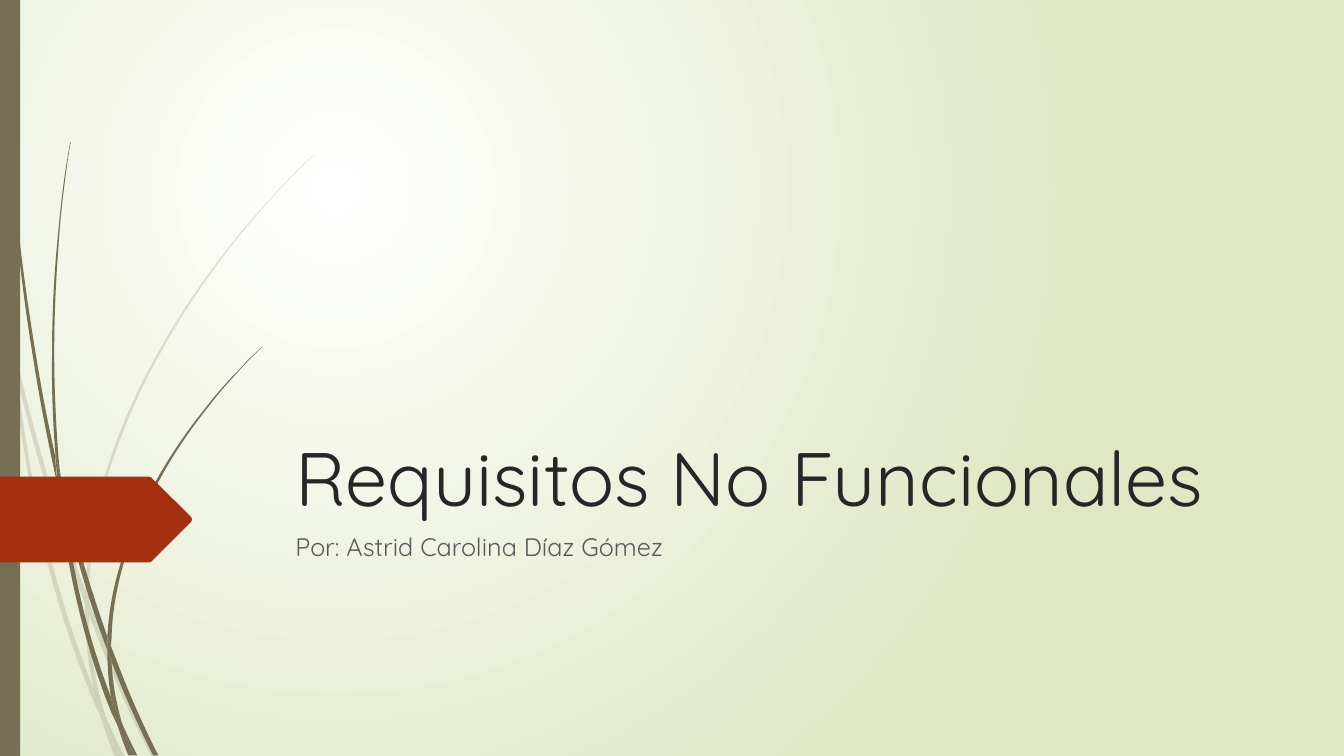
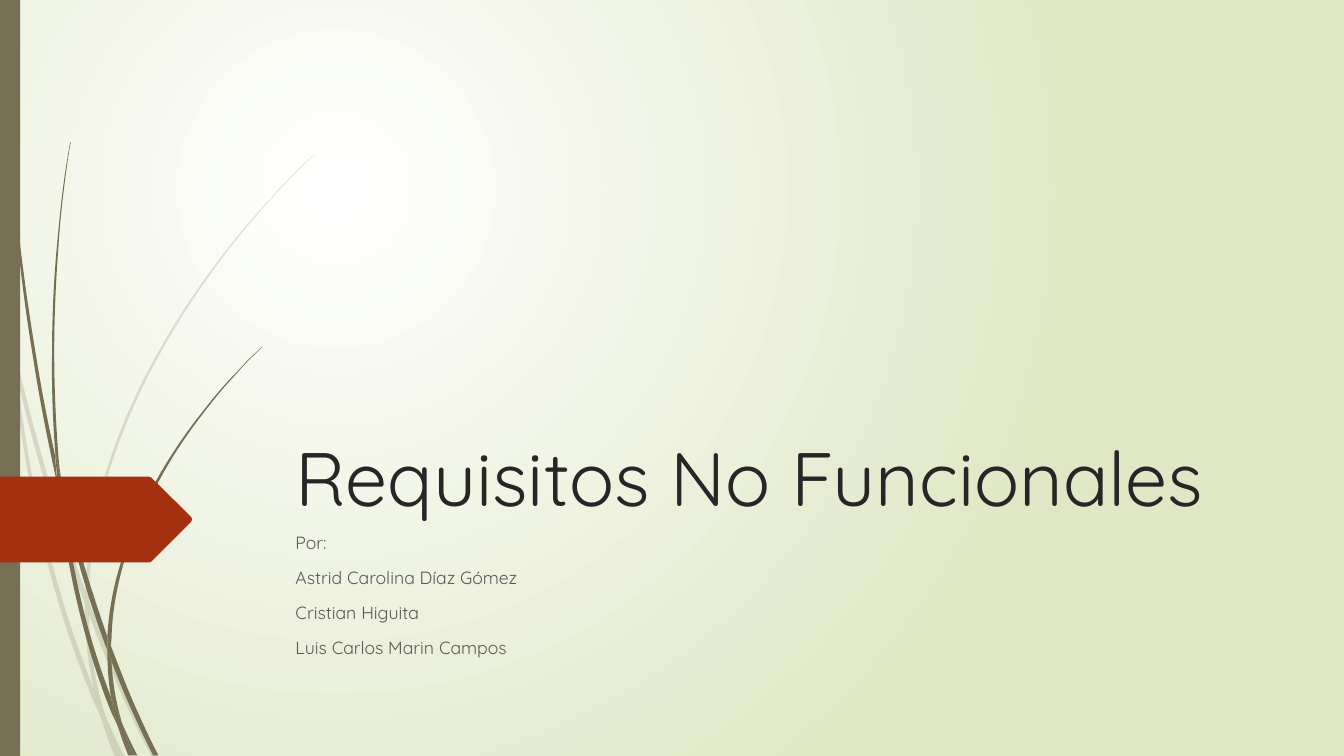
Before and after one commit to CaroGomez/AloneInTheDark, a slide deck: slide 1 of Documentos/RNF.pptx. Drawn at 1344x756 pixels with LibreOffice and Linux fonts; fonts in the diff are those of the drawing. Boxes give left, top, right and bottom in pixels: in the first picture for what was removed or moved away, otherwise in the second. Text is boxed around its words. In the diff, an @@ line names an element or a change of style, - is before the commit and + after.

Commit message:
mvc

```diff
--- a/Documentos/RNF.pptx
+++ b/Documentos/RNF.pptx
@@ subtitle at (x1=295, y1=536, x2=517, y2=657): text changed; size 18 to 12.6 pt @@
-Por: Astrid Carolina Díaz Gómez
+Por:
+Astrid Carolina Díaz Gómez
+Cristian Higuita
+Luis Carlos Marin Campos
```
